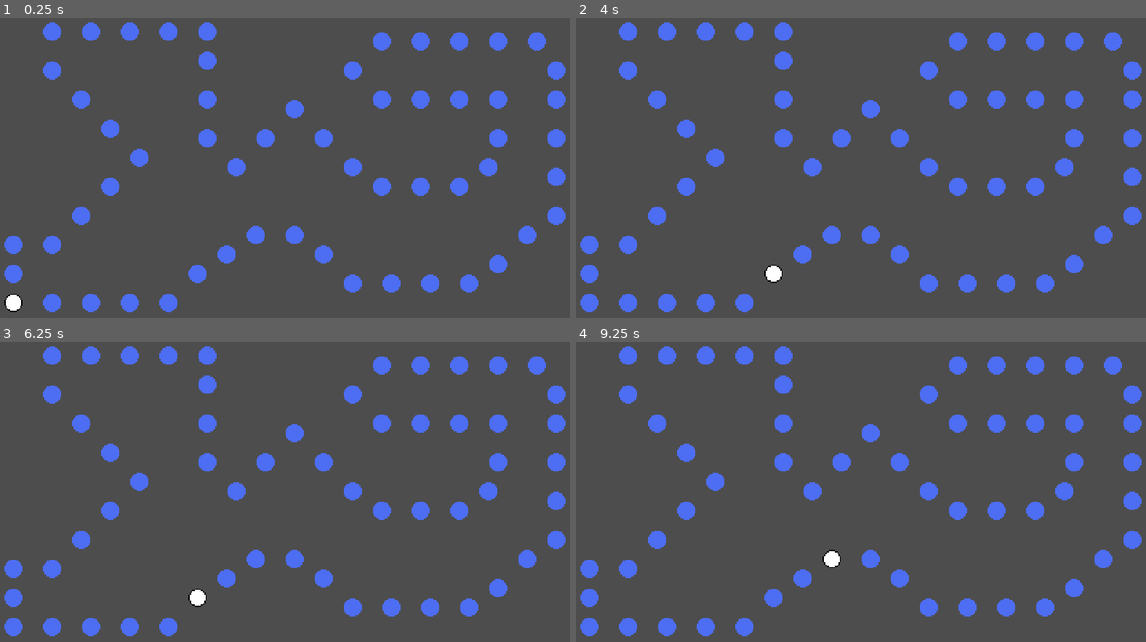
Above: before the commit, frames 1-4 (two rows, left to right).
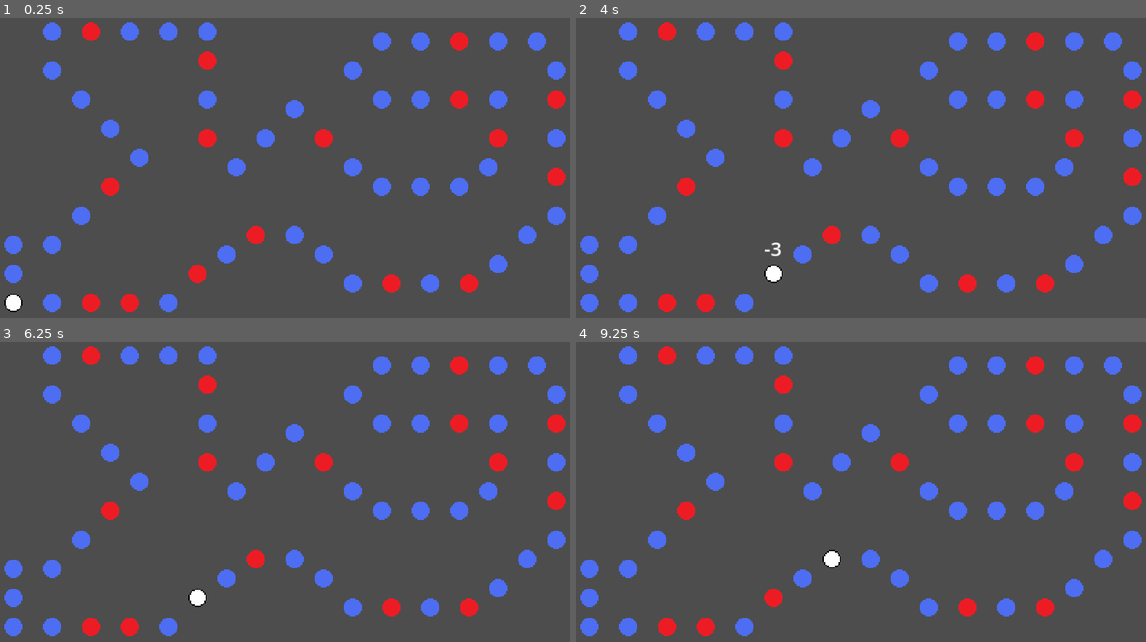
Above: after the commit, the same moments.

Repository: secretmtgdev/Board-Game
Game: Godot game, scene res://scenes/Board/board.tscn
Same seed, same stepped clock (60 frames per second), same inputs: the game is played once before the commit and once after it. The project has no main scene, so this scene is started directly.
Inputs:
- Up to frame 1 (0.25 s): no input
- Up to frame 2 (4 s): tap Enter at 0.5 s; hold Space (hit_die) 0.53-1.28 s; tap R (roll_die) at 1.35, 2.85 s; hold Space (hit_die) 2.03-2.78 s; hold Space (hit_die) from 3.53 s (still down)
- Up to frame 3 (6.25 s): tap Enter at 4.25 s; release Space (hit_die) at 4.28 s; tap R (roll_die) at 4.35, 5.85 s; hold Space (hit_die) 5.03-5.78 s
- Up to frame 4 (9.25 s): hold Space (hit_die) 6.53-7.28 s; tap R (roll_die) at 7.35, 8.85 s; tap Enter at 8 s; hold Space (hit_die) 8.03-8.78 s

The runs differ from the first frame. In frame 1, 2.4% of the frame differs, in the area x 14-100%, y 1-99%; in frame 2, 2.3%; in frame 3, 2.3%; in frame 4, 2.3%.

Commit message:
Added movement across the board with miscellaneous red spaces

Diff:
--- a/scenes/characters/player.tscn
+++ b/scenes/characters/player.tscn
@@ -1,9 +1,26 @@
-[gd_scene load_steps=2 format=3 uid="uid://ba2f3iq5xnrey"]
+[gd_scene load_steps=3 format=3 uid="uid://ba2f3iq5xnrey"]
 
 [ext_resource type="Texture2D" uid="uid://b5na1gkp6dbvk" path="res://art/player/player.png" id="1_hkyn5"]
+[ext_resource type="Script" path="res://scripts/characters/player.gd" id="1_ppagf"]
 
 [node name="Player" type="Node2D"]
+script = ExtResource("1_ppagf")
 
 [node name="Sprite2D" type="Sprite2D" parent="."]
 texture_filter = 1
 texture = ExtResource("1_hkyn5")
+
+[node name="Label" type="Label" parent="."]
+offset_left = -20.0
+offset_top = -32.0
+offset_right = 20.0
+offset_bottom = -9.0
+text = "0
+"
+horizontal_alignment = 1
+vertical_alignment = 1
+
+[node name="LabelTimer" type="Timer" parent="."]
+one_shot = true
+
+[connection signal="timeout" from="LabelTimer" to="." method="_on_label_timer_timeout"]
--- a/scripts/board/board.gd
+++ b/scripts/board/board.gd
@@ -1,19 +1,31 @@
 extends Node2D
 
-@onready var player: Node2D = $Player
+@onready var player: Player = $Player
 @onready var board_spaces: Node2D = $BoardSpaces
 @onready var move_timer: Timer = $MoveTimer
 
-var spaces
+var spaces: Array[Node]
 var spaces_to_move = 0
 var current_space = GameManager.PREVIOUS_SPACE
+var red_spaces_prime = [2, 3, 5, 7, 11, 13, 17, 19, 23, 29, 31, 37, 41, 43, 47, 53]
 
 func _ready() -> void:
 	spaces = board_spaces.get_children()
 	spaces_to_move = GameManager.CURRENT_SPACE + GameManager.NUMBER_OF_SPACES - GameManager.PREVIOUS_SPACE if GameManager.CURRENT_SPACE < GameManager.PREVIOUS_SPACE else GameManager.CURRENT_SPACE - GameManager.PREVIOUS_SPACE
+	player.position = spaces[current_space].position
+	mark_non_blue_spaces()
 	if !GameManager.NUMBER_OF_SPACES:
 		GameManager.NUMBER_OF_SPACES = len(spaces)
-	move_player()
+
+	if GameManager.PREVIOUS_SPACE != GameManager.CURRENT_SPACE:
+		move_player()
+
+func mark_red_spaces():
+	for space in red_spaces_prime:
+		(spaces[space] as Space).set_type(GameManager.SpaceType.RED)
+
+func mark_non_blue_spaces():
+	mark_red_spaces()
 
 func _process(_delta) -> void:
 	if Input.is_action_just_pressed("roll_die"):
@@ -24,7 +36,6 @@
 	SceneManager.switch_to_scene("roll_die")
 
 func move_player() -> void:
-	player.position = spaces[current_space].position
 	move_timer.start()
 
 func _on_move_timer_timeout() -> void:
@@ -33,3 +44,10 @@
 		spaces_to_move -= 1
 		current_space = (current_space + 1) % GameManager.NUMBER_OF_SPACES
 		move_timer.start()
+	else:
+		handle_space()
+
+func handle_space() -> void:
+	var space: Space = spaces[current_space]
+	var reward = space.get_reward()
+	player.show_reward(str(reward) if reward < 0 else "+%d" % reward)
--- a/scripts/board/space.gd
+++ b/scripts/board/space.gd
@@ -1,4 +1,4 @@
-extends Node2D
+class_name Space extends Node2D
 
 @onready var sprite_2d: Sprite2D = $Sprite2D
 @onready var collision_shape_2d: CollisionShape2D = $Collider/CollisionShape2D
@@ -19,6 +19,9 @@
 		GameManager.SpaceType.RED:
 			sprite_2d.texture = ArtManager.SPACES["red"]
 
-func _on_collider_body_entered(body: Node2D) -> void:
-	# detect a player landing here
-	pass
+func get_reward():
+	match space_type:
+		GameManager.SpaceType.BLUE:
+			return 3
+		GameManager.SpaceType.RED:
+			return -3
--- /dev/null
+++ b/scripts/characters/player.gd
@@ -0,0 +1,15 @@
+class_name Player extends Node2D
+
+@onready var label: Label = $Label
+@onready var label_timer: Timer = $LabelTimer
+
+func _ready() -> void:
+	label.hide()
+
+func show_reward(rewardText: String) -> void:
+	label.text = rewardText
+	label.show()
+	label_timer.start()
+
+func _on_label_timer_timeout() -> void:
+	label.hide()
--- a/scripts/singletons/GameManager.gd
+++ b/scripts/singletons/GameManager.gd
@@ -7,19 +7,13 @@
 var PREVIOUS_SPACE = 0
 var CURRENT_SPACE = 0
 var NUMBER_OF_SPACES = 0
-
-enum GameDifficulty {
-	EASY,
-	MEDIUM,
-	HARD
-}
+var player_coins = 0
 
 enum SpaceType {
 	BLUE,
 	RED
 }
 
-var CUR_DIFFICULTY = GameDifficulty.EASY
 var CUR_BOARD = "board_a"
 
 func _ready() -> void:
@@ -28,6 +22,3 @@
 
 func load_current_world() -> void:
 	SceneManager.switch_to_scene(CUR_BOARD)
-
-func set_difficulty(newDifficulty: GameDifficulty) -> void:
-	CUR_DIFFICULTY = newDifficulty
Not shown, added: README.md
